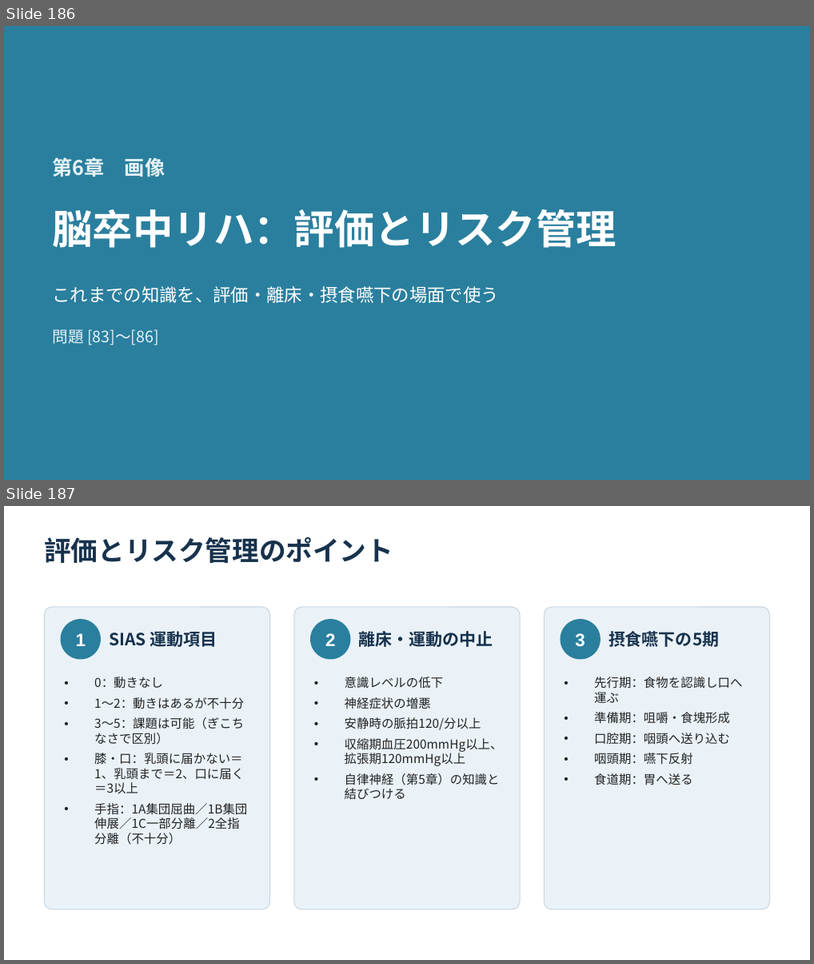
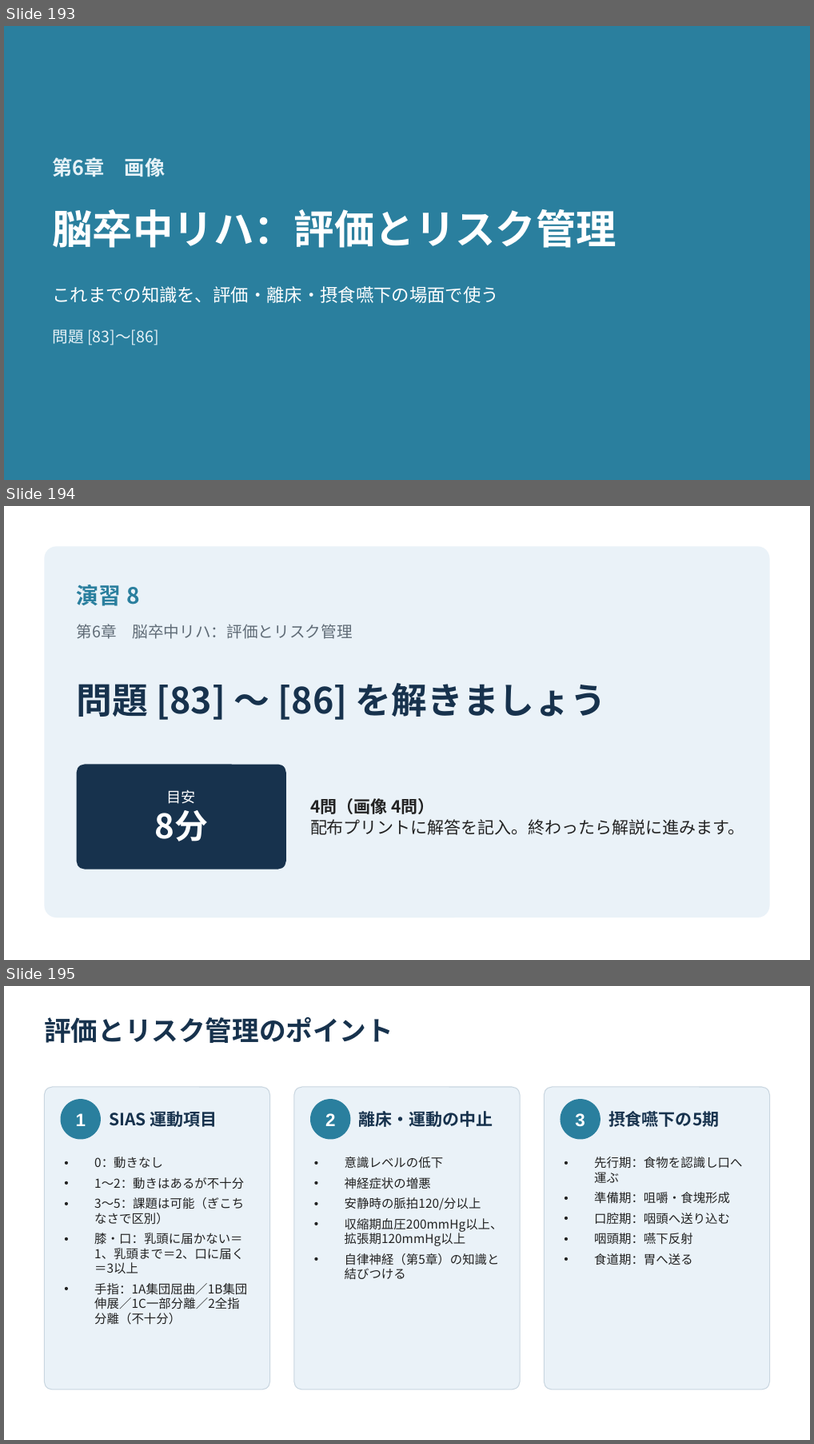
Before and after one commit to snowlife0211-pixel/bookish-fishstick, a slide deck: materials/神経系 総合演習_解説（統合版）.pptx. Shown one above the other, each under a label of ours: slides 186 and 187 before the commit, slides 193, 194 and 195 after it. The pictures are 814x964 and 814x1444 pixels, drawn with LibreOffice and Linux fonts; fonts in the diff are those of the drawing. Boxes give left, top, right and bottom in pixels: in the first picture for what was removed or moved away, otherwise in the second. Text is boxed around its words. In the diff, an @@ line names an element or a change of style, - is before the commit and + after.

```diff
--- a/materials/神経系 総合演習_解説（統合版）.pptx
+++ b/materials/神経系 総合演習_解説（統合版）.pptx
@@ slide 194 added at [4, 506, 810, 960], background #FFFFFF @@
@@ rounded rectangle added at [44, 546, 770, 917], fill #EAF2F8 @@
@@ text added at [77, 584, 140, 606], 20 pt, text #2A7F9E, bold @@
+演習 8
@@ text added at [77, 624, 352, 639], 14 pt, text #5F6B76 @@
+第6章 脳卒中リハ：評価とリスク管理
@@ text added at [77, 683, 607, 720], 32 pt, text #17324D, bold @@
+問題 [83] 〜 [86] を解きましょう
@@ rounded rectangle added at [77, 764, 286, 869], fill #17324D @@
@@ text added at [154, 789, 208, 841], 13 pt, text #FFFFFF @@
+目安
+8分
@@ text added at [310, 798, 746, 835], 15 pt, text #222222 @@
+4問（画像 4問）
+配布プリントに解答を記入。終わったら解説に進みます。
@@ what was slide 186 is now slide 193 @@
@@ what was slide 187 is now slide 195 @@
```
Also in this commit, not shown: 7 other slides added, 6 other files.
